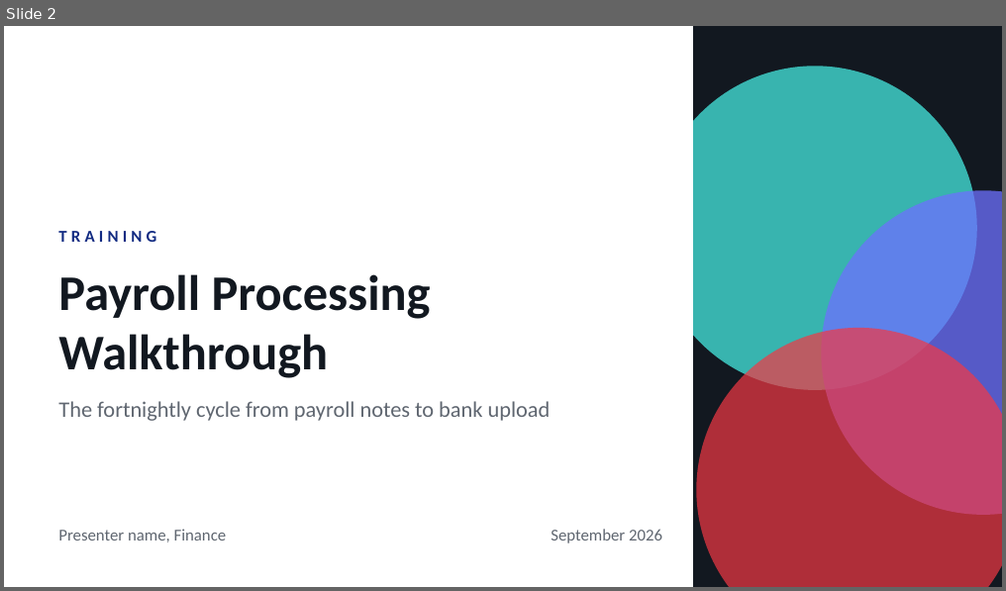
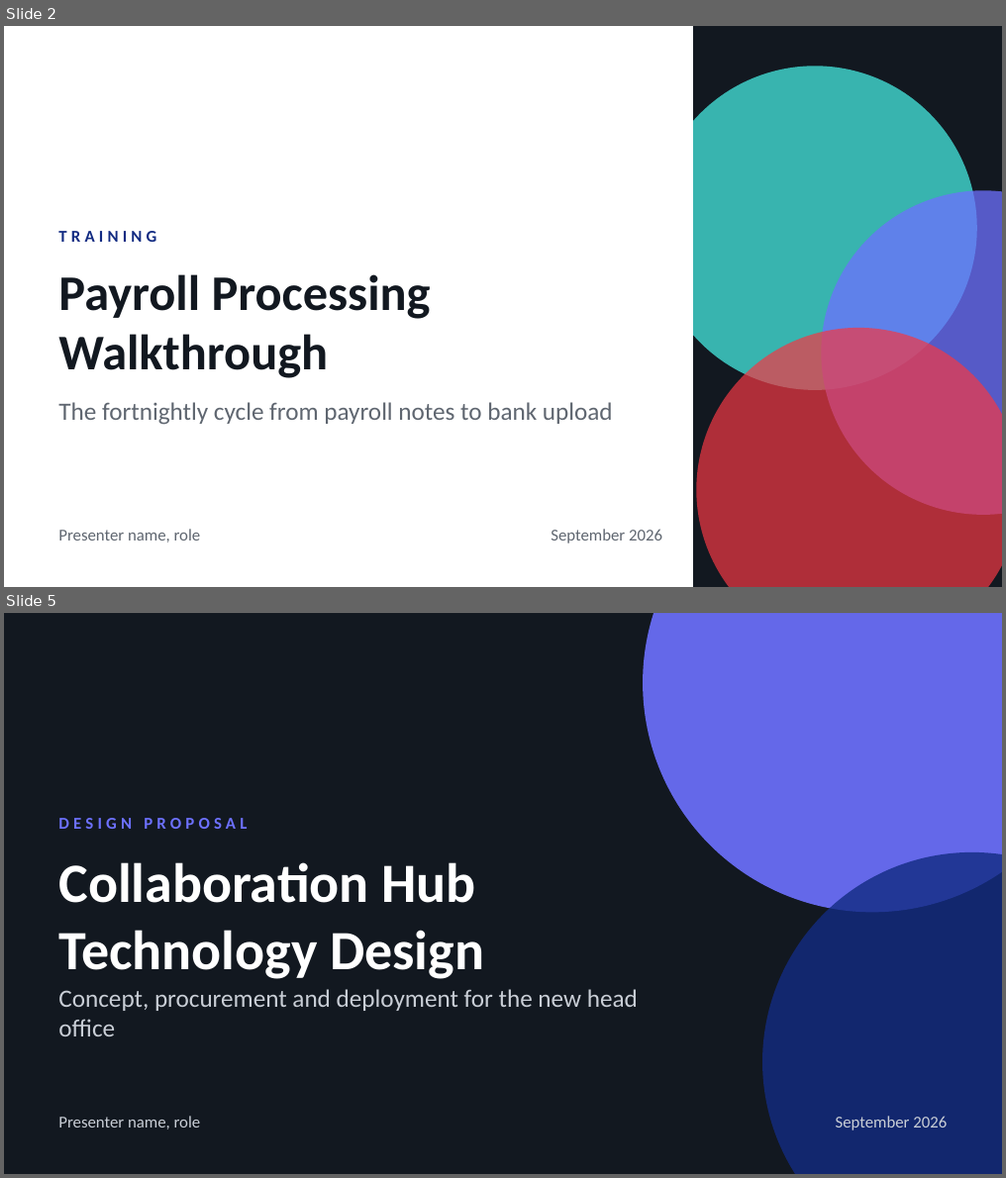
Before and after one commit to WesleyNelson-O33/Claude, a slide deck: presentation/CTS Presentation Template.pptx. Shown one above the other, each under a label of ours: slide 2 before the commit, slides 2 and 5 after it; the slides between them are not shown. The pictures are 1006x591 and 1006x1178 pixels, drawn with LibreOffice and Linux fonts; fonts in the diff are those of the drawing; background and template pictures are left out. Boxes give left, top, right and bottom in pixels: in the first picture for what was removed or moved away, otherwise in the second. Text is boxed around its words. In the diff, an @@ line names an element or a change of style, - is before the commit and + after.

```diff
--- a/presentation/CTS Presentation Template.pptx
+++ b/presentation/CTS Presentation Template.pptx
@@ slide 5 added at [4,613,1002,1174], background #121820 @@
@@ ellipse added at [643,613,1002,912], fill #6D71FF at 90% opacity @@
@@ text added at [58,818,247,829], 12 pt, text #6D71FF, bold @@
+DESIGN PROPOSAL
@@ title added at [58,862,484,979], 40 pt, text #FFFFFF, bold @@
+Collaboration Hub Technology Design
@@ ellipse added at [762,853,1002,1174], fill #122B82 at 80% opacity @@
@@ text added at [58,989,638,1037], 18 pt, text #C9CED6 @@
+Concept, procurement and deployment for the new head office
@@ text added at [58,1116,201,1130], 12 pt, text #C9CED6 @@
+Presenter name, role
@@ text added at [836,1116,946,1131], 12 pt, text #C9CED6 @@
+September 2026
@@ slide 2 changed as well @@
@@ text "The fortnightly cycle from payroll ..." at [58,402,613,425]: size 16 to 18 pt @@
@@ text at [58,529,201,543]: text changed @@
-Presenter name, Finance
+Presenter name, role
```
Also in this commit, not shown: 6 other slides changed, 12 other slides added, 1 slide removed, 17 other files.
